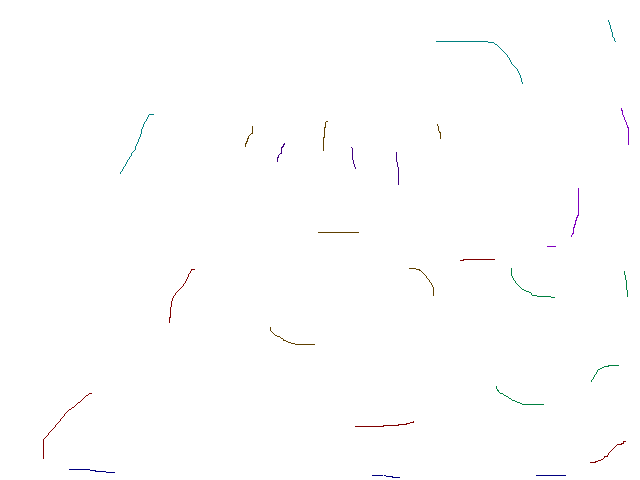
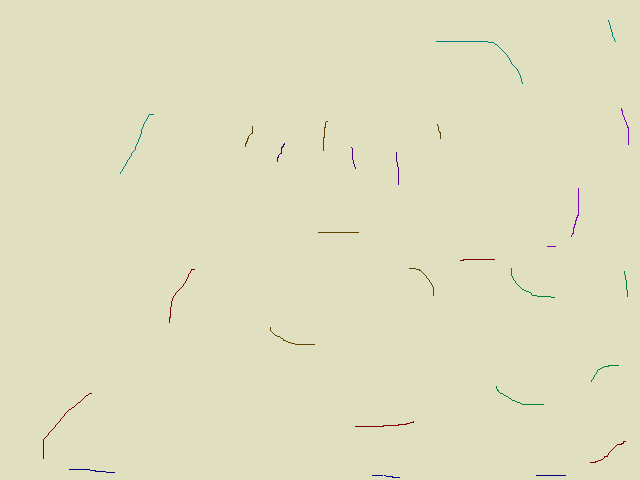
Before/after of a 640 x 480 layered artwork. What changed in the layer stack:
painted on "Background" over (0, 0, 640, 480)
painted on "34_KitchenLow.png" over (0, 0, 640, 480)
